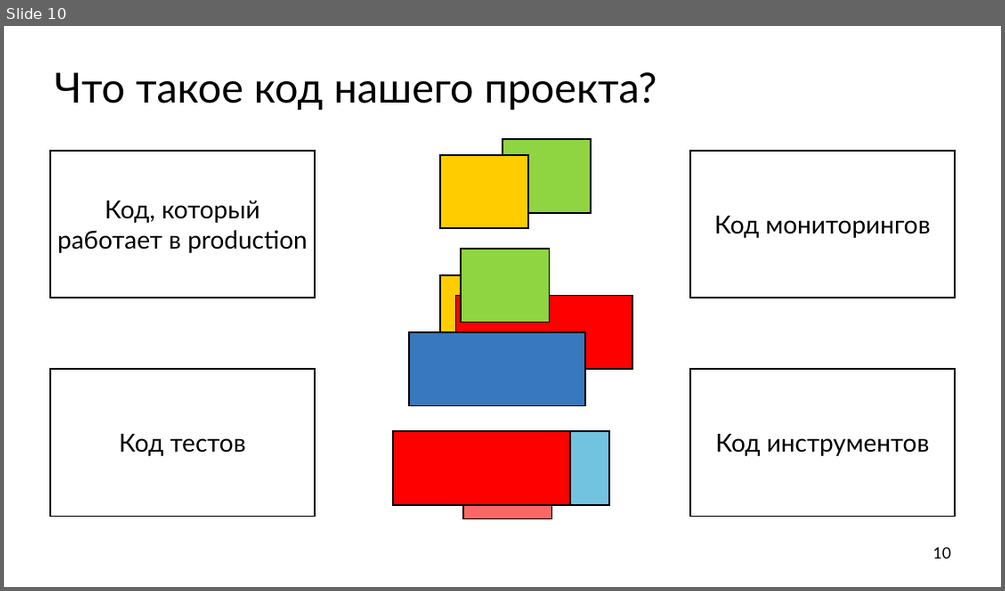
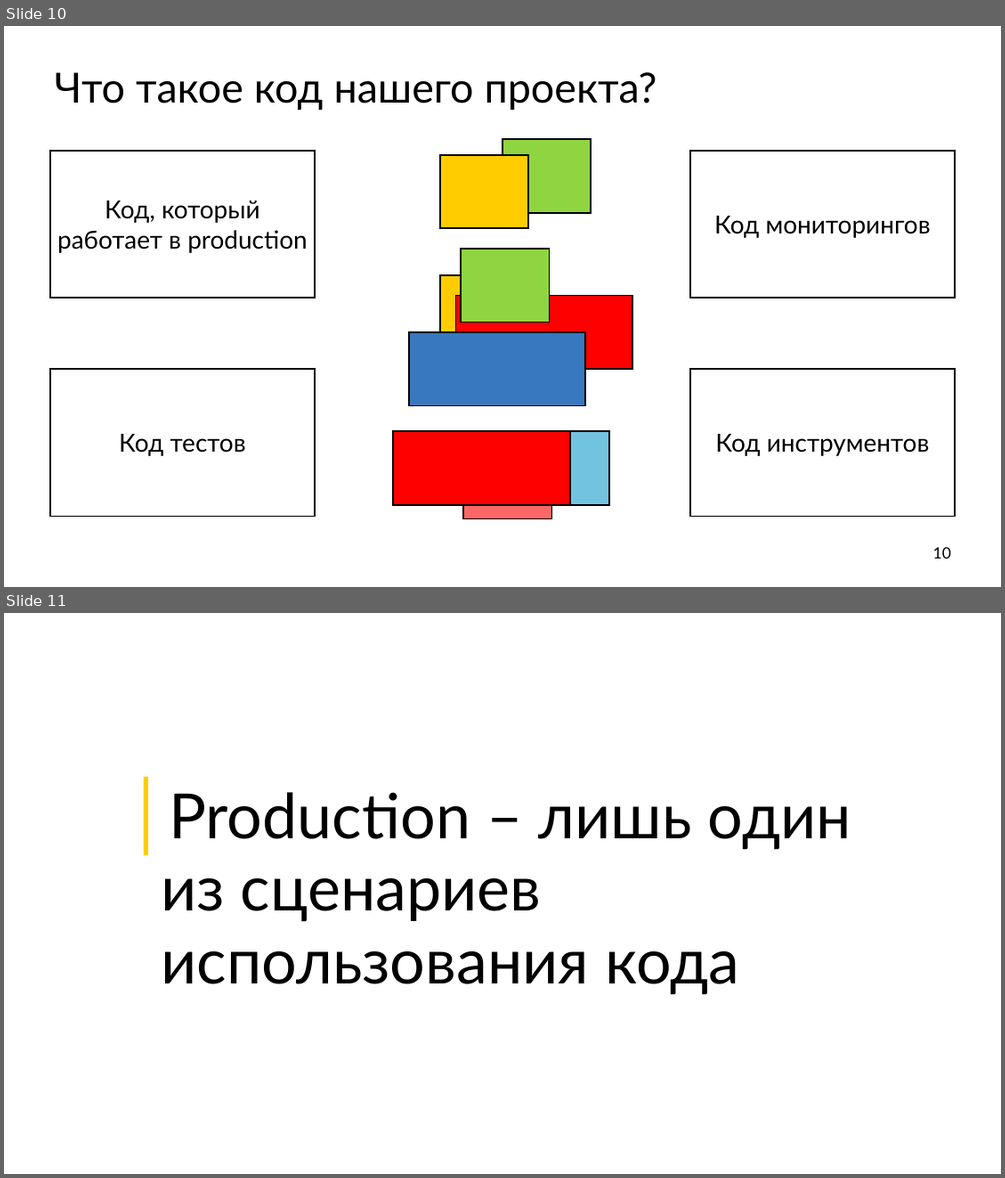
Before and after one commit to ishfb/cpprus17, a slide deck: slides.pptx. Shown one above the other, each under a label of ours: slide 10 before the commit, slides 10 and 11 after it. The pictures are 1005x591 and 1005x1178 pixels, drawn with LibreOffice and Linux fonts; fonts in the diff are those of the drawing. Boxes give left, top, right and bottom in pixels: in the first picture for what was removed or moved away, otherwise in the second. Text is boxed around its words. In the diff, an @@ line names an element or a change of style, - is before the commit and + after.

```diff
--- a/slides.pptx
+++ b/slides.pptx
@@ slide 11 added at [4,613,1001,1174], background #FFFFFF @@
@@ text added at [161,792,851,995], 120 pt, text #000000 @@
+│ Production – лишь один из сценариев использования кода
```
Also in this commit, not shown: 8 other slides added.
